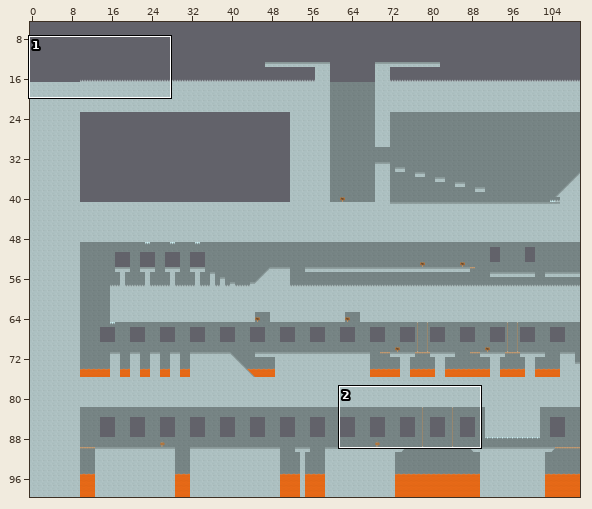
One commit to this Tiled map: codigo/android/assets/data/maps/castle1.tmx. Above, an overview of the earlier version with the close-up marked.
Close-up. Old version:
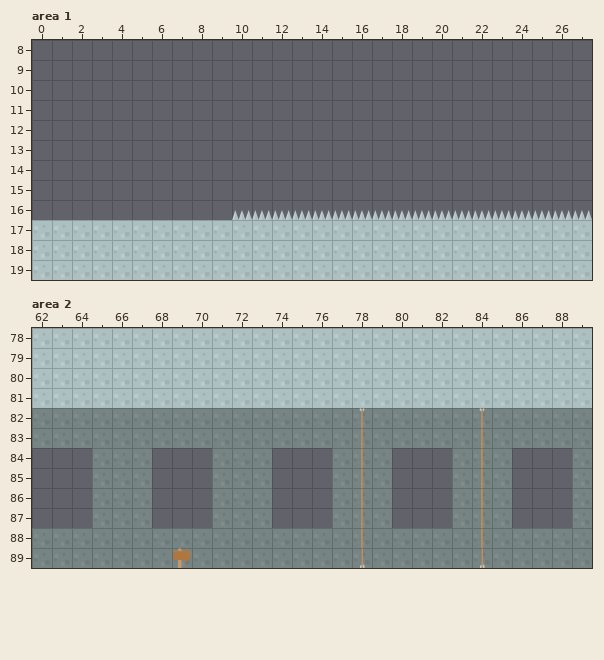
Cells are 64x64 px. Shown: area 1 x 0..27, y 8..19; area 2 x 62..89, y 78..89. The commit also changed other parts of the map, which this record leaves out. The old version is drawn lined up with the new one.
Once edited:
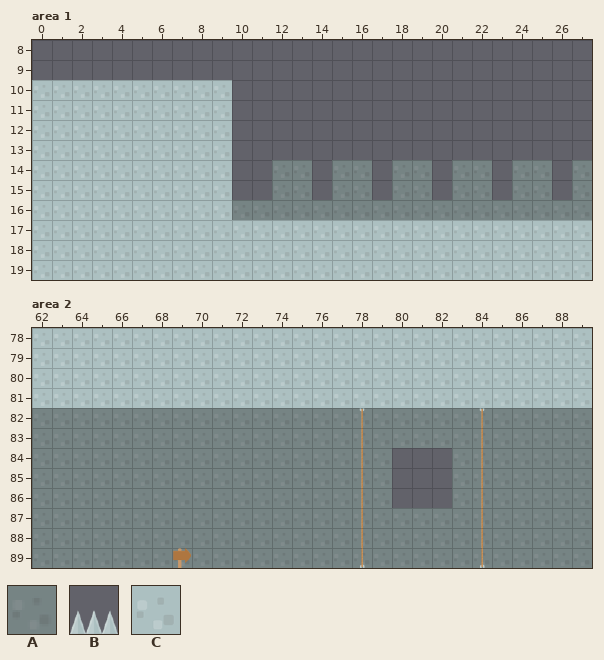
Key: from "tileset": A 0, B 14, C 51.
_ is an empty cell.
See-through tiles are keyed as they look on the map.
Diff:
map size 130x90 -> 130x100 cells (old content now starts at 0,10; both pictures use the new coordinates)
Layer "background", area 1:
y 14..15: x 12..13 __ -> CC; x 15..16 __ -> CC; x 18..19 __ -> CC; x 21..22 __ -> CC; x 24..25 __ -> CC; x 27 _ -> C
y 16: x 10..27 __________________ -> CCCCCCCCCCCCCCCCCC
Layer "shadow", area 1:
y 14..15: x 12..13 __ -> AA; x 15..16 __ -> AA; x 18..19 __ -> AA; x 21..22 __ -> AA; x 24..25 __ -> AA; x 27 _ -> A
y 16: x 10..27 __________________ -> AAAAAAAAAAAAAAAAAA
Layer "ground", area 1:
y 10..15: x 0..9 __________ -> CCCCCCCCCC
y 16: x 0..27 __________BBBBBBBBBBBBBBBBBB -> CCCCCCCCCC__________________
Layer "background", area 2:
y 84..86: x 62..64 ___ -> CCC; x 68..70 ___ -> CCC; x 74..76 ___ -> CCC; x 86..88 ___ -> CCC
y 87: x 62..64 ___ -> CCC; x 68..70 ___ -> CCC; x 74..76 ___ -> CCC; x 80..82 ___ -> CCC; x 86..88 ___ -> CCC
Layer "shadow", area 2:
y 84..86: x 62..64 ___ -> AAA; x 68..70 ___ -> AAA; x 74..76 ___ -> AAA; x 86..88 ___ -> AAA
y 87: x 62..64 ___ -> AAA; x 68..70 ___ -> AAA; x 74..76 ___ -> AAA; x 80..82 ___ -> AAA; x 86..88 ___ -> AAA
